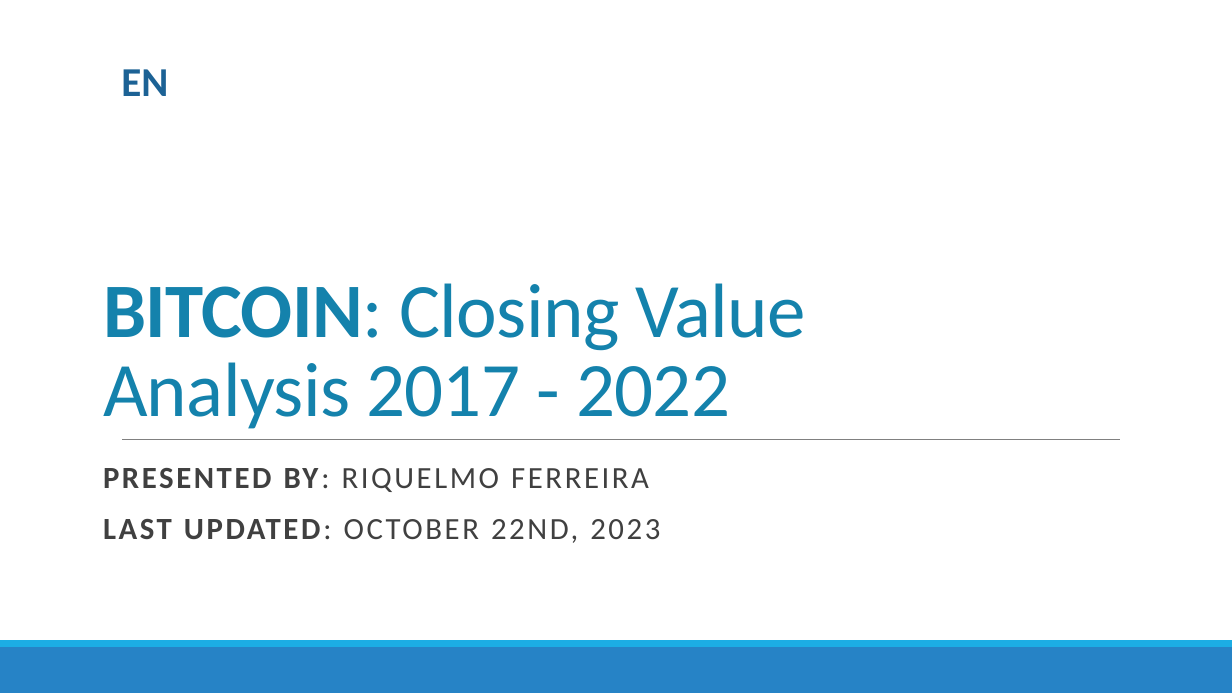
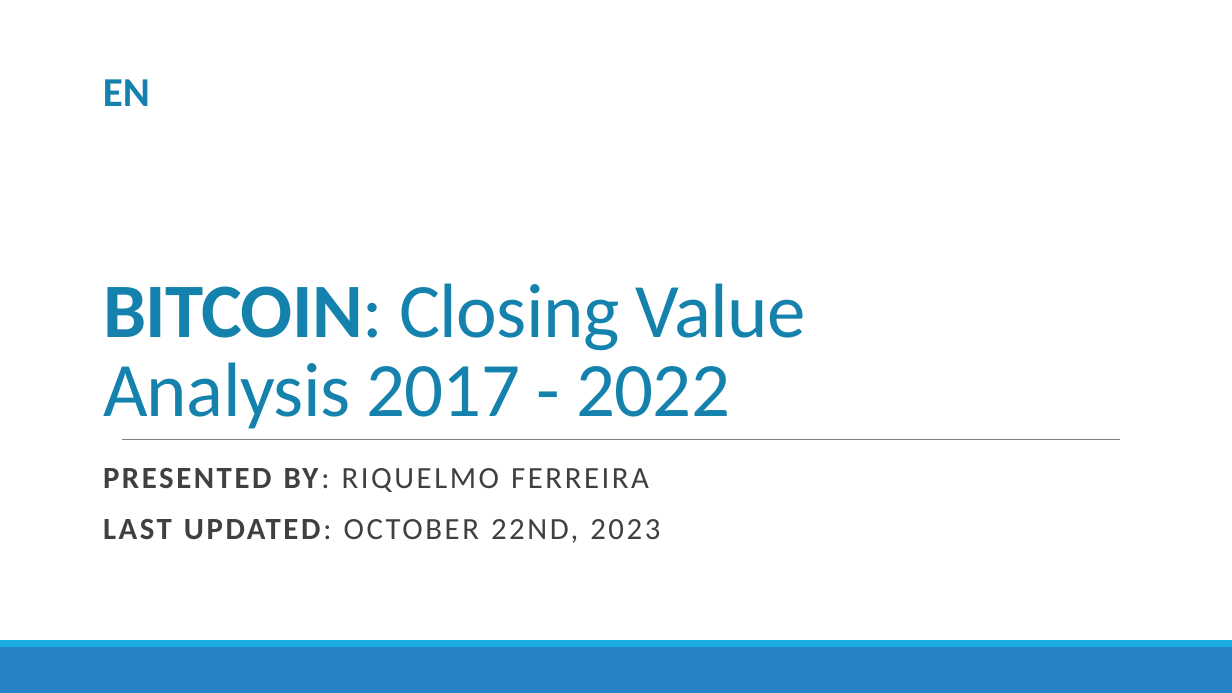
Before and after one commit to RiquelmoFerreira/BitcoinProject, a slide deck: slide 9 of Apresentacao-Presentation.pptx. Drawn at 1232x693 pixels with LibreOffice and Linux fonts; fonts in the diff are those of the drawing. Boxes give left, top, right and bottom in pixels: in the first picture for what was removed or moved away, otherwise in the second. Text is boxed around its words. In the diff, an @@ line names an element or a change of style, - is before the commit and + after.

```diff
--- a/Apresentacao-Presentation.pptx
+++ b/Apresentacao-Presentation.pptx
@@ text "EN": place and size @@
-text "EN" at [121,69,168,96]
+text "EN" at [103,79,150,106]
@@ text "EN" at [103,79,150,106]: text colour #1D6294 to #1482AC @@
```
Also in this commit, not shown: 3 other slides changed.
